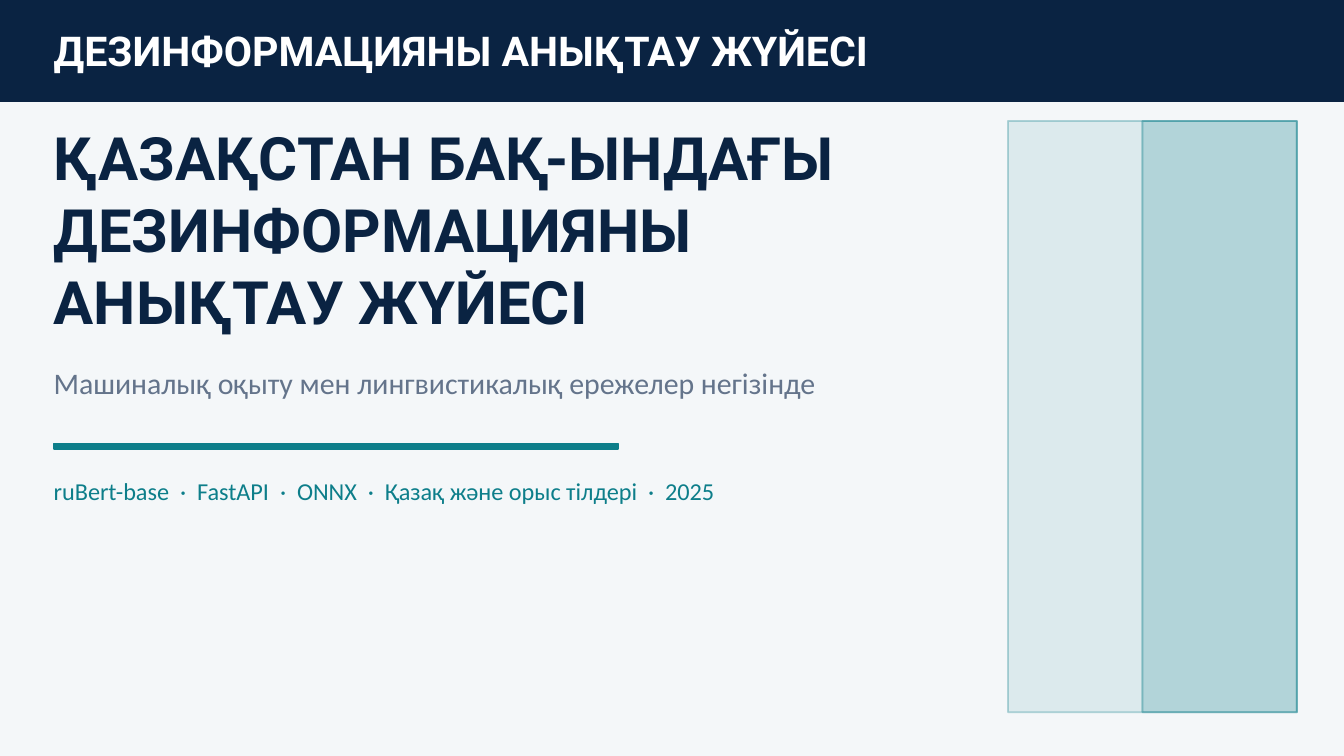
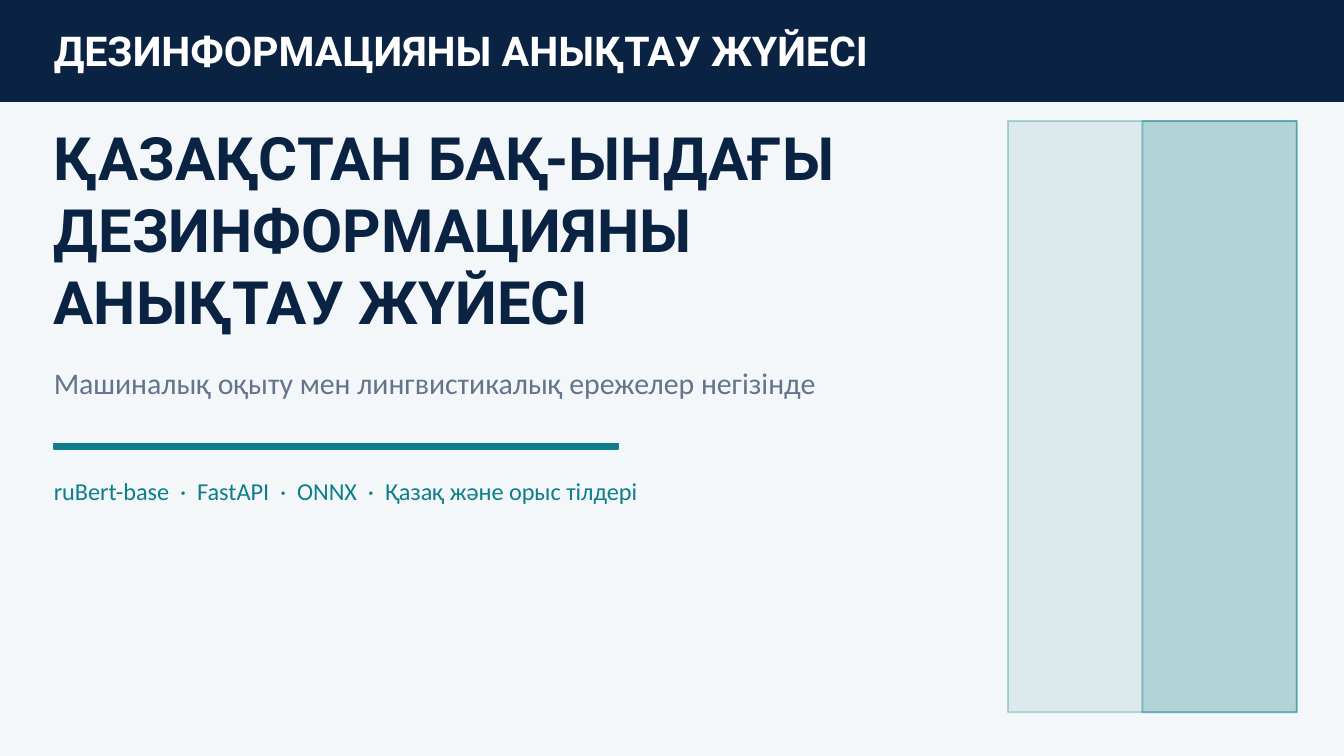
Before and after one commit to Medeeet/-disinformation, a slide deck: slide 1 of presentation_kz.pptx. Drawn at 1344x756 pixels with LibreOffice and Linux fonts; fonts in the diff are those of the drawing. Boxes give left, top, right and bottom in pixels: in the first picture for what was removed or moved away, otherwise in the second. Text is boxed around its words. In the diff, an @@ line names an element or a change of style, - is before the commit and + after.

```diff
--- a/presentation_kz.pptx
+++ b/presentation_kz.pptx
@@ text at [54,483,637,504]: text changed @@
-ruBert-base · FastAPI · ONNX · Қазақ және орыс тілдері · 2025
+ruBert-base · FastAPI · ONNX · Қазақ және орыс тілдері
```
Also in this commit, not shown: 4 other slides changed, 11 other files.
